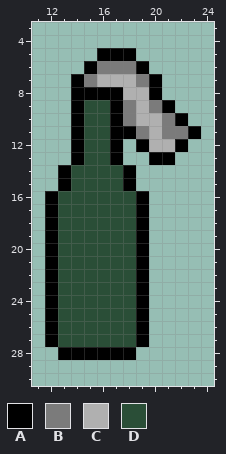
One commit to this pixel-art sprite: Assets/Sprites/First of Them/Molotov.png. That is the earlier state.
The file is 32x32 pixels. Shown: x 11..24, y 3..30.
Palette (. is transparent): A #000000  B #7b7b7b  C #b0b0b0  D #2a4e37
Pixels before, first column x 12:
 5 ....AAA.....
 6 ...ABBBA....
 7 ..ABCCCBA...
 8 ..AAAACCA...
 9 ..ADDABCBA..
10 ..ADDABCCBA.
11 ..ADDAABCBBA
12 ..ADDA.ACCA.
13 ..ADDA..AA..
14 .ADDDDA.....
15 .ADDDDA.....
16 ADDDDDDA....
17 ADDDDDDA....
18 ADDDDDDA....
19 ADDDDDDA....
20 ADDDDDDA....
21 ADDDDDDA....
22 ADDDDDDA....
23 ADDDDDDA....
24 ADDDDDDA....
25 ADDDDDDA....
26 ADDDDDDA....
27 ADDDDDDA....
28 .AAAAAA.....
Once edited:
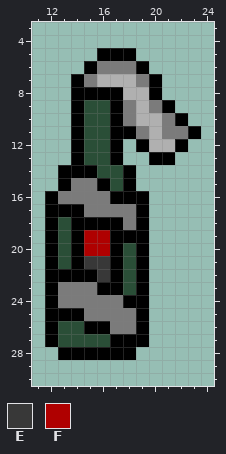
Colours new in this view: E #383838  F #af0000
Edits made:
Changed rows in their new state; - is an unchanged pixel.
first column x 13:
14 -AA---
15 -BBA--
16 BBBBAA
17 AABBBB
18 -AAAAB
19 -AFFAA
20 -AFFA-
21 -AEEA-
22 AAAEA-
23 BBBAA-
24 BBBBBA
25 AABBBB
26 --AABB
27 ----AA
